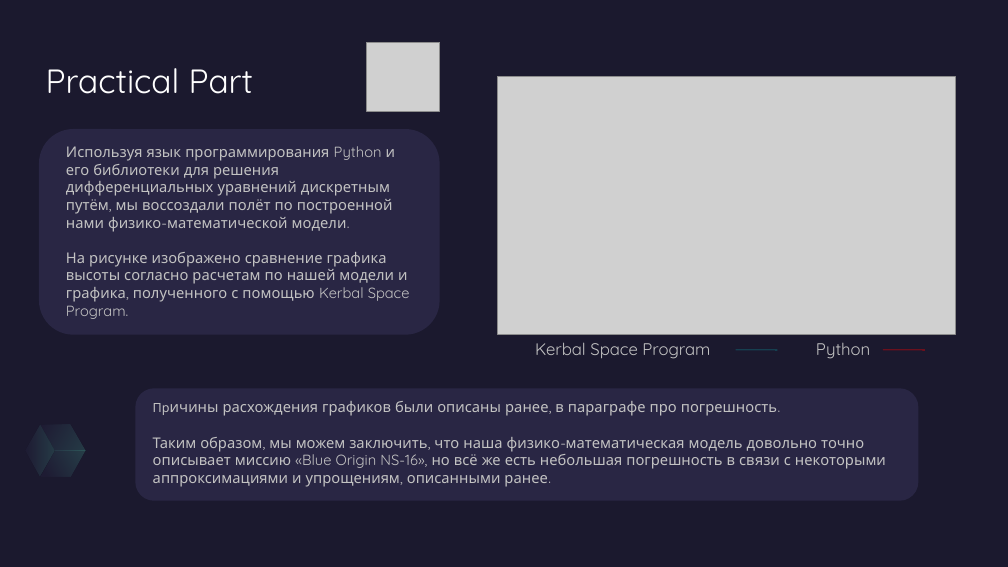
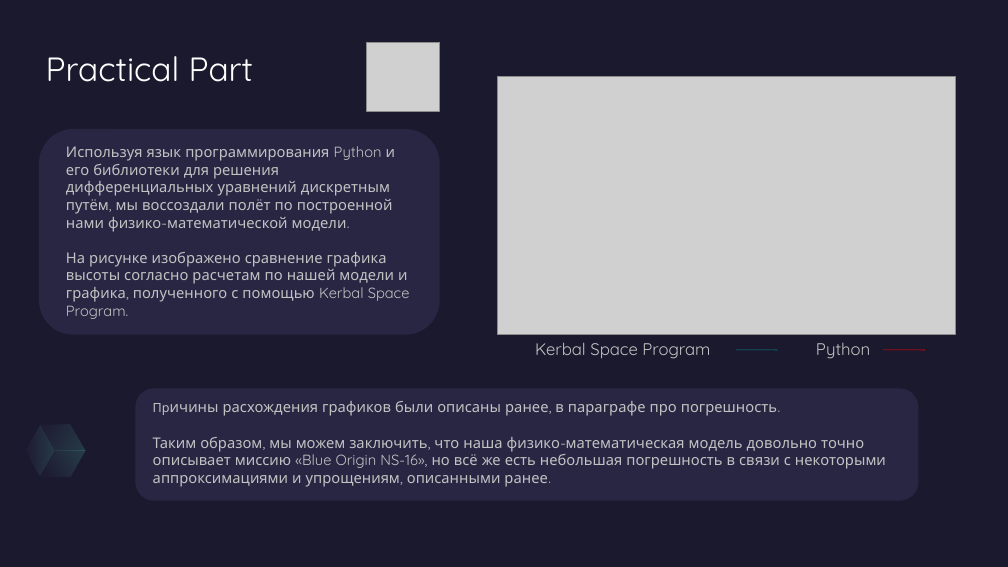
Before and after one commit to MeKiGiWi/varkt, a slide deck: slide 8 of New Shepard Presentation.pptx. Drawn at 1008x567 pixels with LibreOffice and Linux fonts; fonts in the diff are those of the drawing; grey boxes stand for pictures. Boxes give left, top, right and bottom in pixels: in the first picture for what was removed or moved away, otherwise in the second. Text is boxed around its words. In the diff, an @@ line names an element or a change of style, - is before the commit and + after.

```diff
--- a/New Shepard Presentation.pptx
+++ b/New Shepard Presentation.pptx
@@ title "Practical Part" moved from (x1=46, y1=68, x2=253, y2=94) to (x1=46, y1=56, x2=253, y2=82) @@
```
Also in this commit, not shown: 3 other slides changed, 1 slide added, 1 other file.
